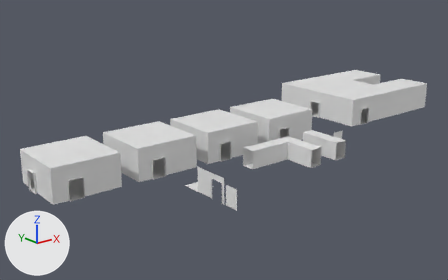
One commit to the FBX model Assets/Game/meshes/prototype.fbx: the scene before it, then after it.
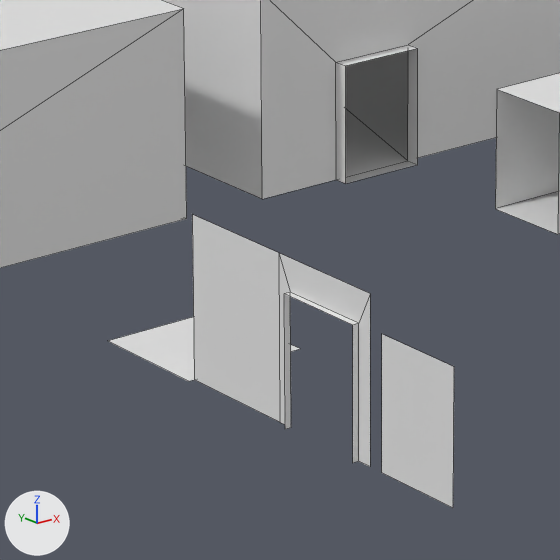
Each version appears first whole from a 50 mm lens placed at (-41.1, -53.2, 22.2), pointed at (2.3, 1.0, 0.4), and next in a close-up on the part from 38% to 56% of the width and 48% to 78% of the height. The lights are fixed; the arrows at lower left show +X, +Y and +Z. The close-ups show mesh edges as thin lines. Where no turn or scale is listed for an object, it has been applied to the vertices.
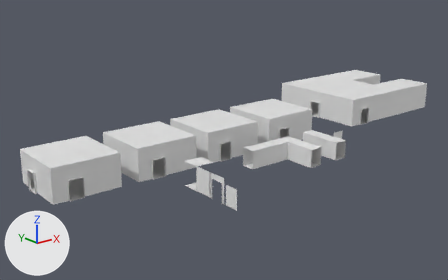
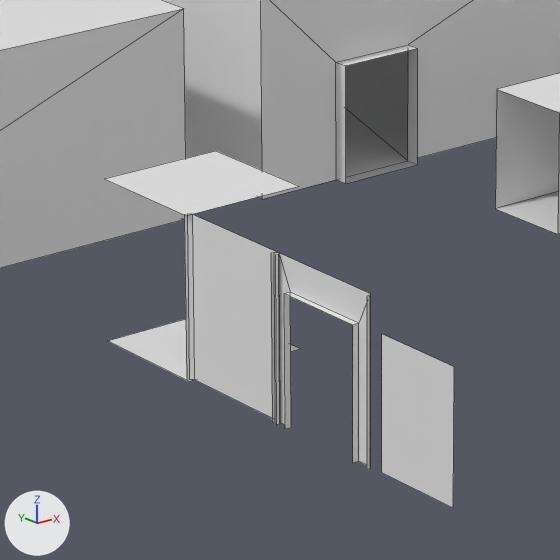
What differs and where, as boxes [x1, y1, x2, y2] in the close-ups (560 x 560 px):
'Plane.001', reshaped (9% wider): before [192, 214, 280, 422]; after [184, 214, 280, 425]
'Plane', reshaped: before [109, 317, 299, 381]; after [105, 151, 299, 381]
'Plane.002', reshaped (9% wider): before [279, 253, 370, 467]; after [271, 253, 370, 470]
part 1 of me_plane, added: after [105, 151, 298, 216]
part 2 of me_plane_001, added: after [184, 214, 280, 425]
part 3 of me_plane_002, added: after [271, 253, 370, 470]

Patch to the scene script:
```diff
--- a/Assets/Game/meshes/prototype.fbx.py
+++ b/Assets/Game/meshes/prototype.fbx.py
@@ me_plane_002 @@
 me_plane_002.from_pydata(...)  # 12 vertices, 6 faces; spans x -1.0..-0.9, y -1.0..1.0, z 0.0..2.5
 # used by ob_plane_002; location = (-8.0, -12.0, 0.0)
 # verts and faces of me_plane_002; kept vertices keep their numbers, new ones are numbered from 12
 # before: 0 (-0.9, -1.0, 2.5) at pixel (370, 293), 1 (-0.9, -1.0, 0.0) at pixel (370, 466), 2 (-0.9, 1.0, 2.5) at pixel (278, 252), 3 (-0.9, 1.0, 0.0) at pixel (279, 422)
+# me_plane_002 part 3
+verts[12] = (-1.0, 1.05, 2.5)  # pixel (270, 253)
+verts[13] = (-1.0, 1.05, 0.0)  # pixel (272, 422)
+verts[14] = (-1.0, -1.05, 2.5)  # pixel (366, 296)
+verts[15] = (-1.0, -1.05, 0.0)  # pixel (366, 469)
+for new, old in zip([*range(16, 20)], [*range(12, 16)]): verts[new] = verts[old] + (0.05, 0.0, 0.0)
+faces += [(2, 3, 17, 16), (0, 18, 19, 1), (12, 16, 17, 13), (14, 15, 19, 18)]
@@ me_plane_001 @@
 me_plane_001.from_pydata(...)  # 4 vertices, 1 face; spans x -0.9, y -1.0..1.0, z 0.0..2.5
 # used by ob_plane_001; location = (-8.0, -10.0, 0.0)
 # verts and faces of me_plane_001; kept vertices keep their numbers, new ones are numbered from 4
 # before: 0 (-0.9, -1.0, 2.5) at pixel (278, 252), 1 (-0.9, -1.0, 0.0) at pixel (279, 422), 2 (-0.9, 1.0, 2.5) at pixel (192, 214), 3 (-0.9, 1.0, 0.0) at pixel (194, 379)
+# me_plane_001 part 2
+verts[4] = (-1.0, 1.05, 2.5)  # pixel (184, 214)
+verts[5] = (-1.0, 1.05, 0.0)  # pixel (186, 380)
+verts[6] = (-1.0, -1.05, 2.5)  # pixel (275, 255)
+verts[7] = (-1.0, -1.05, 0.0)  # pixel (276, 425)
+for new, old in zip([*range(8, 12)], [*range(4, 8)]): verts[new] = verts[old] + (0.05, 0.0, 0.0)
+faces += [(2, 3, 9, 8), (0, 10, 11, 1), (4, 8, 9, 5), (6, 7, 11, 10)]
@@ me_plane @@
 me_plane.from_pydata(...)  # 4 vertices, 1 face; spans x -1.0..1.0, y -1.0..1.0, z 0.0
 # used by ob_plane; location = (-8.0, -8.0, 0.0)
+# me_plane part 1: the loose piece of 4 vertices spanning x -1.0..1.0, y -1.0..1.0, z 0.0 is copied, and the copy is moved by (0.0, 0.0, 2.5); it spans x -1.0..1.0, y -1.0..1.0, z 2.5
```
